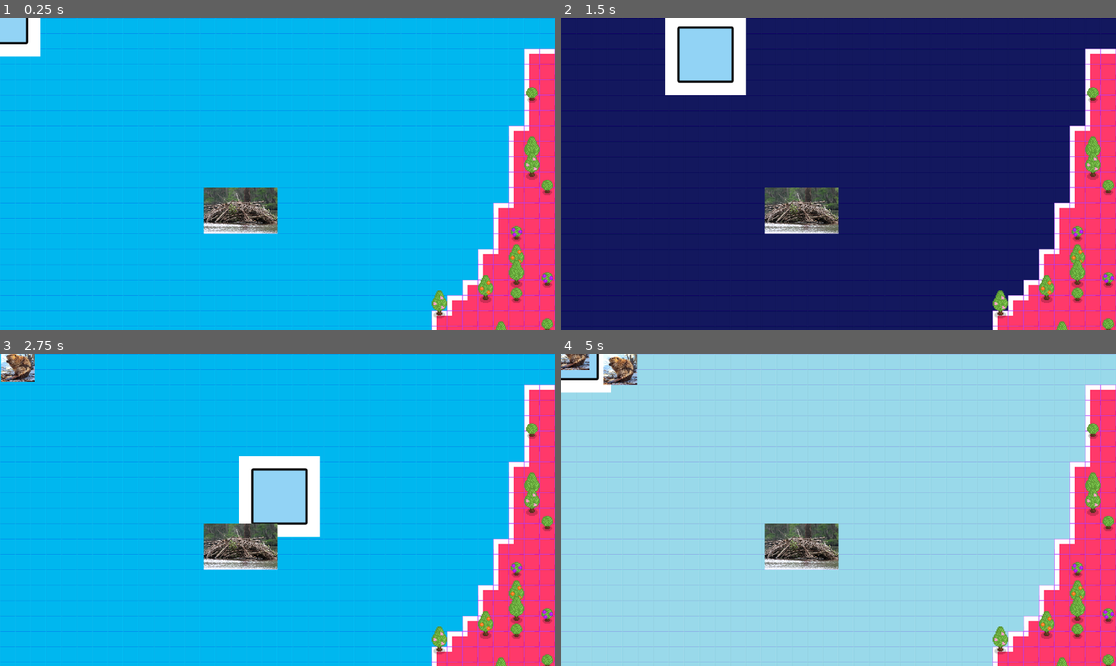
Above: before the commit, frames 1-4 (two rows, left to right).
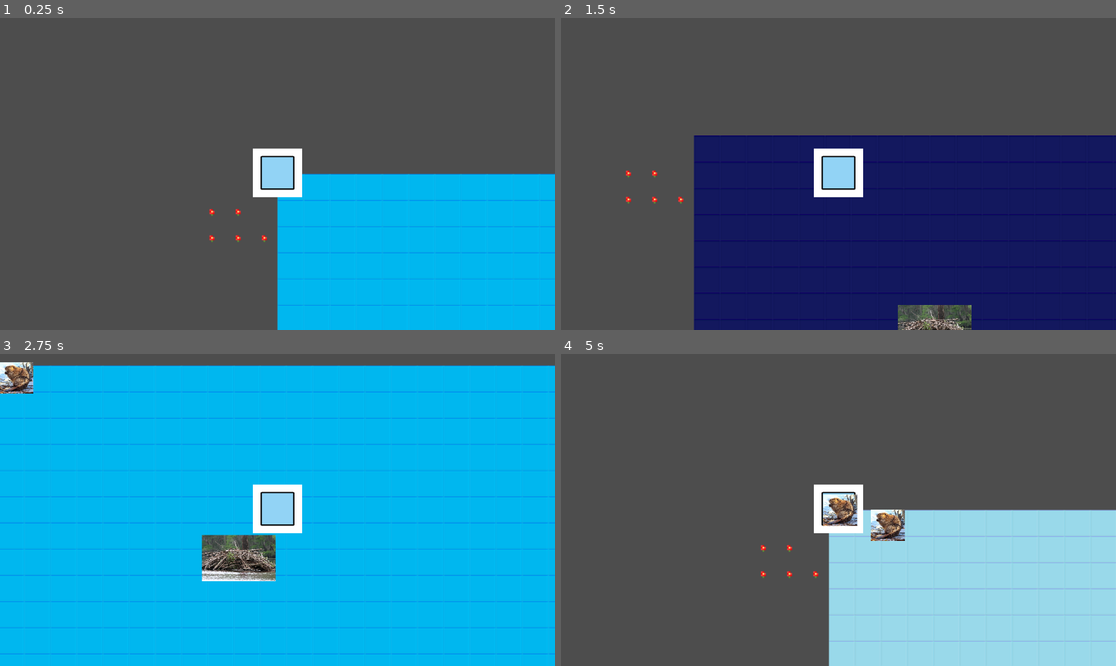
Above: after the commit, the same moments.

Repository: BigWing06/CS3-CapstoneProject
Game: Godot game, scene res://Viewport/Main.tscn
Two runs of this game, one before a commit and one after it. Both use one fixed random seed, a clock stepped at 60 frames per second and the inputs below.
Inputs:
- Up to frame 1 (0.25 s): no input
- Up to frame 2 (1.5 s): hold D (move_right) 0.53-1.28 s; hold S (move_down) from 1.28 s (still down)
- Up to frame 3 (2.75 s): release S (move_down) at 2.03 s; hold D (move_right) from 2.03 s (still down)
- Up to frame 4 (5 s): release D (move_right) at 2.78 s; hold W (move_up) 2.78-3.53 s; hold A (move_left) from 3.53 s (still down)

The runs differ from the first frame. In frame 1, 83% of the frame differs, in the area x 0-100%, y 0-100%; in frame 2, 65%; in frame 3, 23%; in frame 4, 83%.

Commit message:
Added Camera, Organized playermovement code

Diff:
--- a/Player/Player.gd
+++ b/Player/Player.gd
@@ -6,7 +6,7 @@
 func _ready():
 	screen_size = get_viewport_rect().size
 
-func _process(delta):
+func processMovement(delta): #Proceses the player movement
 	var velocity = Vector2.ZERO
 	if Input.is_action_pressed("move_left"):
 		velocity.x -= 1
@@ -16,9 +16,12 @@
 		velocity.y -= 1
 	if Input.is_action_pressed("move_down"):
 		velocity.y += 1
-
 	if velocity.length() > 0:
 		velocity = velocity.normalized() * speed
+	position += velocity*delta
 
-	position += velocity*delta
-	position = position.clamp(Vector2.ZERO, screen_size)
+func _physics_process(delta: float) -> void:
+	processMovement(delta)
+
+func _process(delta):
+	pass
--- a/Player/Player.tscn
+++ b/Player/Player.tscn
@@ -7,6 +7,7 @@
 size = Vector2(224, 225.5)
 
 [node name="Player" type="CharacterBody2D"]
+scale = Vector2(0.6, 0.6)
 collision_layer = 2
 collision_mask = 14
 script = ExtResource("1_yvjui")
@@ -19,3 +20,5 @@
 [node name="Square Collision" type="CollisionShape2D" parent="."]
 scale = Vector2(0.75, 0.75)
 shape = SubResource("RectangleShape2D_0ro8j")
+
+[node name="playerCamera" type="Camera2D" parent="."]
--- a/World/world.tscn
+++ b/World/world.tscn
@@ -9,6 +9,7 @@
 [node name="World" type="Node2D"]
 
 [node name="TileMaps" parent="." instance=ExtResource("1_xcin8")]
+scale = Vector2(1.7, 1.7)
 
 [node name="Player" parent="." instance=ExtResource("2_wbp8x")]
 
